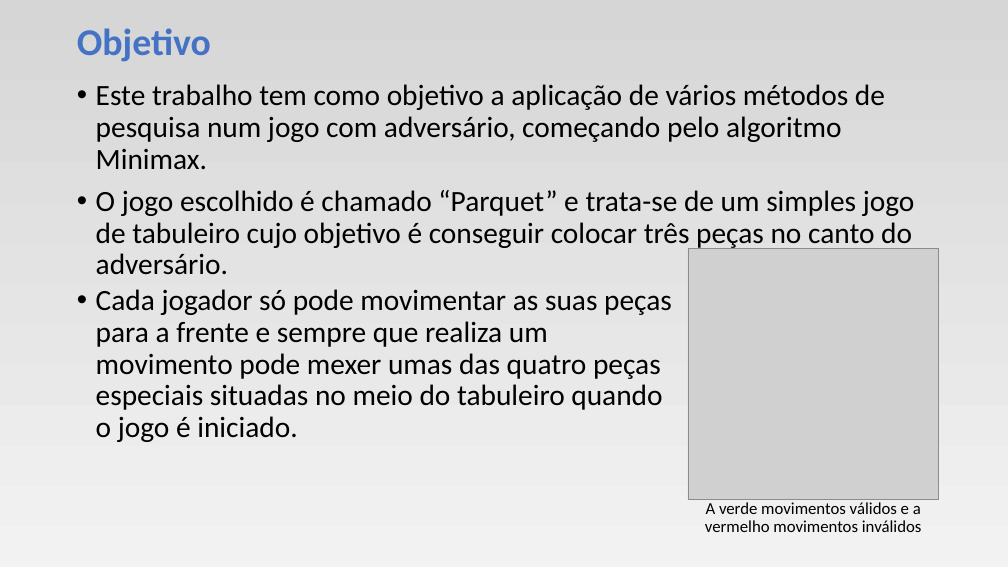
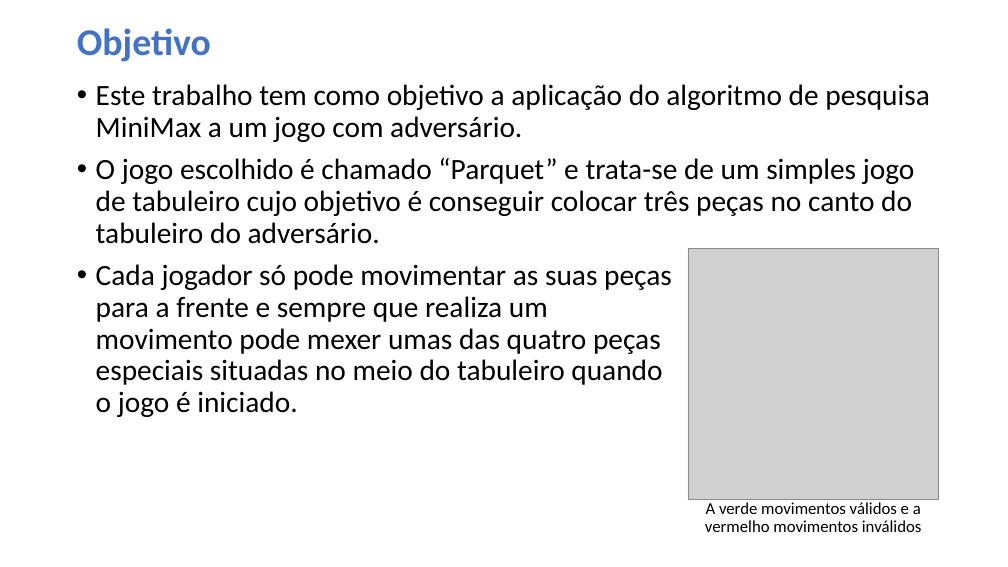
Before and after one commit to DiogoOliveiraReis/FEUP-IART, a slide deck: slide 2 of doc/Checkpoint.pptx. Drawn at 1008x567 pixels with LibreOffice and Linux fonts; fonts in the diff are those of the drawing; grey boxes stand for pictures. Boxes give left, top, right and bottom in pixels: in the first picture for what was removed or moved away, otherwise in the second. Text is boxed around its words. In the diff, an @@ line names an element or a change of style, - is before the commit and + after.

```diff
--- a/doc/Checkpoint.pptx
+++ b/doc/Checkpoint.pptx
@@ background gradient #D7D7D7 to #F2F2F2 to #FFFFFF @@
@@ text at box(96, 84, 930, 244): text changed @@
-• Este trabalho tem como objetivo a aplicação de vários métodos de pesquisa num jogo com adversário, começando pelo algoritmo Minimax.
-• O jogo escolhido é chamado “Parquet” e trata-se de um simples jogo de tabuleiro cujo objetivo é conseguir colocar três peças no canto do adversário.
+• Este trabalho tem como objetivo a aplicação do algoritmo de pesquisa MiniMax a um jogo com adversário.
+• O jogo escolhido é chamado “Parquet” e trata-se de um simples jogo de tabuleiro cujo objetivo é conseguir colocar três peças no canto do tabuleiro do adversário.
@@ text "Cada jogador só pode movimentar ...": place and size @@
-text "Cada jogador só pode movimentar ..." at box(96, 289, 672, 442)
+text "Cada jogador só pode movimentar ..." at box(96, 264, 672, 417)
```
Also in this commit, not shown: 4 other slides changed, 5 other files.
